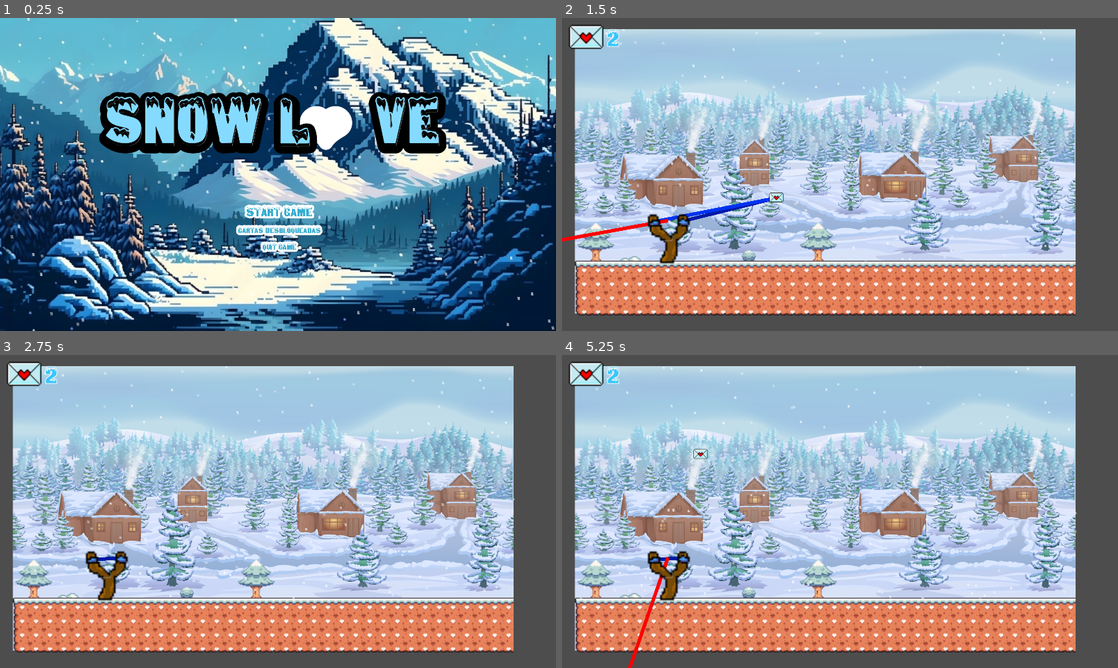
Above: before the commit, frames 1-4 (two rows, left to right).
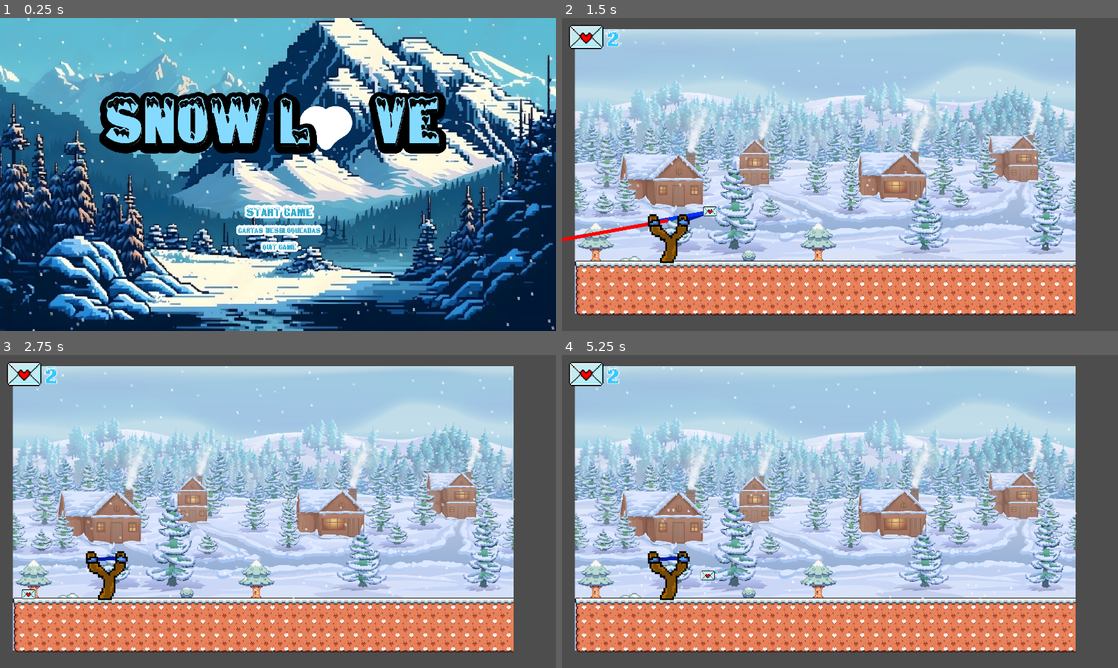
Above: after the commit, the same moments.

Repository: PedroVenanci0/Snow-Love
Game: Godot game, scene res://scenes/menu_principal.tscn
The game is run twice, just before and just after one commit, with the same random seed, the same clock (stepped at 60 frames per second) and the same inputs.
Inputs (mouse positions are in pixels of both pictures, inside the frame that each line leads up to):
- Up to frame 1 (0.25 s): no input
- Up to frame 2 (1.5 s): click "Start Game" at 0.5 s; tap Enter (ui_accept) at 1.25 s; move the mouse to (962, 158) at 1.27 s; press the mouse at (962, 158) at 1.28 s; hold Right (ui_right) from 1.28 s (still down)
- Up to frame 3 (2.75 s): tap Enter (ui_accept) at 1.52 s; release Right (ui_right) at 2 s; release the mouse at (400, 495) at 2 s; drag from (166, 527) to (250, 574) at 2.02 s
- Up to frame 4 (5.25 s): move the mouse to (895, 442) at 2.77 s; press the mouse at (895, 442) at 2.78 s; hold Left (ui_left) 2.78-3.5 s; release the mouse at (895, 442) at 3.5 s; drag from (812, 574) to (673, 464) at 3.52 s; move the mouse to (1006, 558) at 4.27 s; press the mouse at (1006, 558) at 4.28 s; hold Right (ui_right) 4.28-5 s; tap Enter (ui_accept) at 4.52 s; release the mouse at (1006, 558) at 5 s; drag from (673, 464) to (756, 433) at 5.02 s

The runs differ from the first frame. In frame 1, 2.2% of the frame differs, in the area x 0-100%, y 0-100%; in frame 2, 2.9%; in frame 3, 2.7%; in frame 4, 3.0%, in the area x 1-93%, y 2-100%.

Commit message:
feat: added physics in the script slingshot

Diff:
--- a/project.godot
+++ b/project.godot
@@ -40,3 +40,7 @@
 "events": [Object(InputEventKey,"resource_local_to_scene":false,"resource_name":"","device":-1,"window_id":0,"alt_press …(182 unchanged characters)…
 ]
 }
+
+[rendering]
+
+textures/canvas_textures/default_texture_filter=0
--- a/scenes/Slingshot.tscn
+++ b/scenes/Slingshot.tscn
@@ -4,16 +4,16 @@
 [ext_resource type="Texture2D" uid="uid://pyg4is4rw2wh" path="res://assets/carta e estilingue/EstilingueParte1.png" id="2_i15c6"]
 [ext_resource type="Texture2D" uid="uid://cyk3uj7wsmoe" path="res://assets/carta e estilingue/EstilingueParte2.png" id="3_dvl6v"]
 
-[node name="Slingshot" type="Node2D" node_paths=PackedStringArray("projectile")]
+[node name="Slingshot" type="Node2D"]
 position = Vector2(600, 265)
 script = ExtResource("1_l5v33")
-projectile = NodePath("")
 
 [node name="SlingshotPart1" type="Node2D" parent="."]
 position = Vector2(3, 21)
 scale = Vector2(2, 2)
 
 [node name="Back" type="Sprite2D" parent="SlingshotPart1"]
+texture_filter = 1
 texture = ExtResource("2_i15c6")
 
 [node name="Point" type="Marker2D" parent="SlingshotPart1"]
@@ -33,6 +33,7 @@
 scale = Vector2(2, 2)
 
 [node name="Front" type="Sprite2D" parent="SlingshotPart2"]
+texture_filter = 1
 texture = ExtResource("3_dvl6v")
 
 [node name="Point" type="Marker2D" parent="SlingshotPart2"]
--- a/scenes/launchable_card_update.tscn
+++ b/scenes/launchable_card_update.tscn
@@ -147,4 +147,3 @@
 position = Vector2(0, -1)
 rotation = 1.5708
 shape = SubResource("RectangleShape2D_pj35o")
-disabled = true
--- a/scenes/player.tscn
+++ b/scenes/player.tscn
@@ -167,7 +167,7 @@
 [node name="AnimatedSprite2D" type="AnimatedSprite2D" parent="."]
 position = Vector2(1, -16)
 sprite_frames = SubResource("SpriteFrames_o6sih")
-animation = &"Idle"
+animation = &"Happy"
 autoplay = "Idle"
 
 [node name="CollisionShape2D" type="CollisionShape2D" parent="."]
--- a/scenes/world_01.tscn
+++ b/scenes/world_01.tscn
@@ -475,4 +475,4 @@
 projectile = NodePath("../LaunchableCardUpdate")
 
 [node name="LaunchableCardUpdate" parent="." instance=ExtResource("13_b683t")]
-position = Vector2(134, 174)
+position = Vector2(108, 226)
--- a/script/Global.gd
+++ b/script/Global.gd
@@ -1,7 +1,8 @@
 extends Node
 
 var player: CharacterBody2D
-
+var sucessful : bool
+var holding : bool
 var numberCards = 0
 
 var cardsWords: Dictionary = {
--- a/script/LaunchableCardUpdate.gd
+++ b/script/LaunchableCardUpdate.gd
@@ -8,6 +8,10 @@
 	initialPos = position;
 
 func _process(delta):
+	if global_position.y > 271 and !Global.sucessful or Global.holding:
+		$CollisionShape2D.set_deferred("disabled", true)
+	elif global_position.y < 260 and Global.sucessful:
+		$CollisionShape2D.set_deferred("disabled", false)
 
 	if dragging == false:
 		pass
--- a/script/Slingshot.gd
+++ b/script/Slingshot.gd
@@ -12,7 +12,7 @@
 var successful: bool = false;
 
 ## Distancia max pra puxar o estilingue
-var slingshotMaxLength: float = 128.0;
+var slingshotMaxLength: float = 50.0;
 
 ## Posição da corda
 var slingPos: Vector2 = Vector2.ZERO
@@ -43,16 +43,18 @@
 	# Atualizar função de desenho
 	queue_redraw();
 
-	# Get Input
-	holding = Input.is_action_pressed("mouse_button");
+	# Pega o Input
+	if !successful:
+		holding = Input.is_action_pressed("mouse_button");
+		Global.holding = holding
 
 	if Input.is_action_just_released("mouse_button") and !successful:
 		launchCard();
 
+	# Posicionar carta no estilingue
+	if !holding and !successful and !launched:
+		projectile.global_position = position;
 
-	# Posicionar carta no estilingue
-	if !holding and !launched and !successful:
-		projectile.global_position = position;
 	elif holding and !launched:
 		#projectile.global_position = get_global_mouse_position()
 		var _vector = position - get_global_mouse_position();
@@ -80,6 +82,7 @@
 	projectile.linear_velocity = Vector2.ZERO;
 	projectile.apply_impulse(_dir * 10)
 	successful = true;
+	Global.sucessful = true
 	launched = true;
 
 	await get_tree().create_timer(2).timeout
